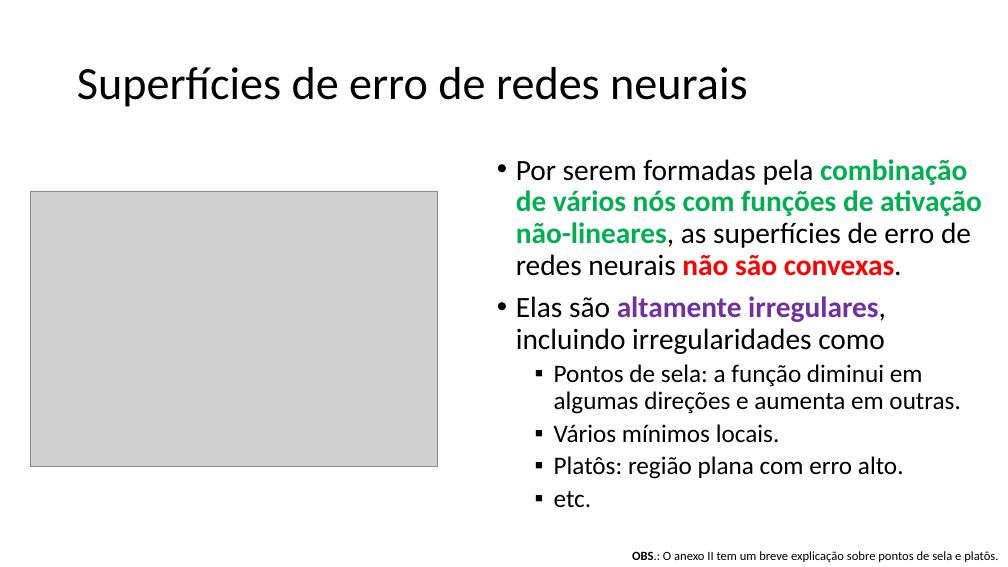
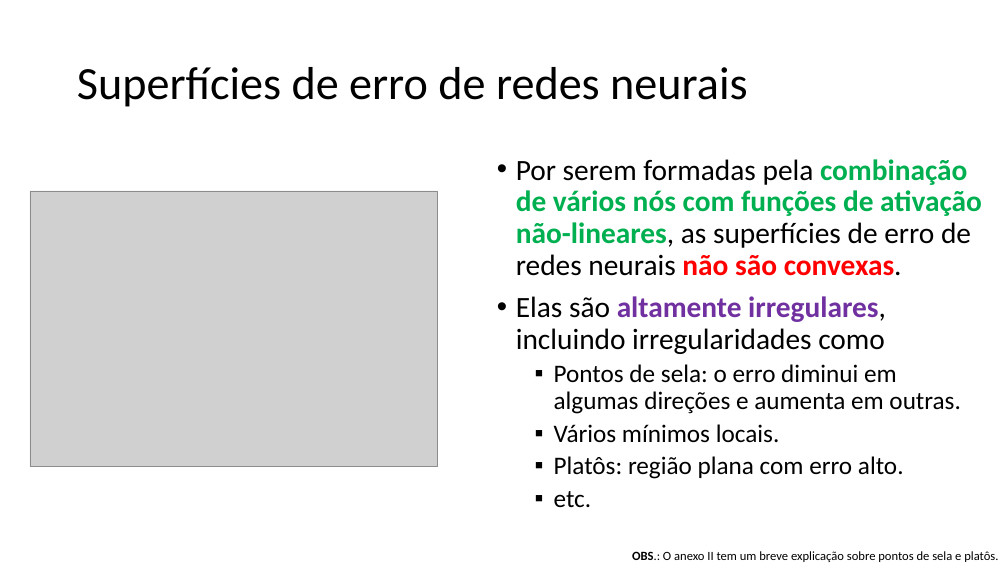
Before and after one commit to zz4fap/c24_inteligencia_artificial, a slide deck: slide 48 of slides/C24_MLP.pptx. Drawn at 1008x567 pixels with LibreOffice and Linux fonts; fonts in the diff are those of the drawing; grey boxes stand for pictures. Boxes give left, top, right and bottom in pixels: in the first picture for what was removed or moved away, otherwise in the second. Text is boxed around its words. In the diff, an @@ line names an element or a change of style, - is before the commit and + after.

```diff
--- a/slides/C24_MLP.pptx
+++ b/slides/C24_MLP.pptx
@@ text at [554, 364, 960, 414]: text changed @@
-  ▪ Pontos de sela: a função diminui em algumas direções e aumenta em outras.
+  ▪ Pontos de sela: o erro diminui em algumas direções e aumenta em outras.
```
Also in this commit, not shown: 6 other slides changed, 1 other file.
